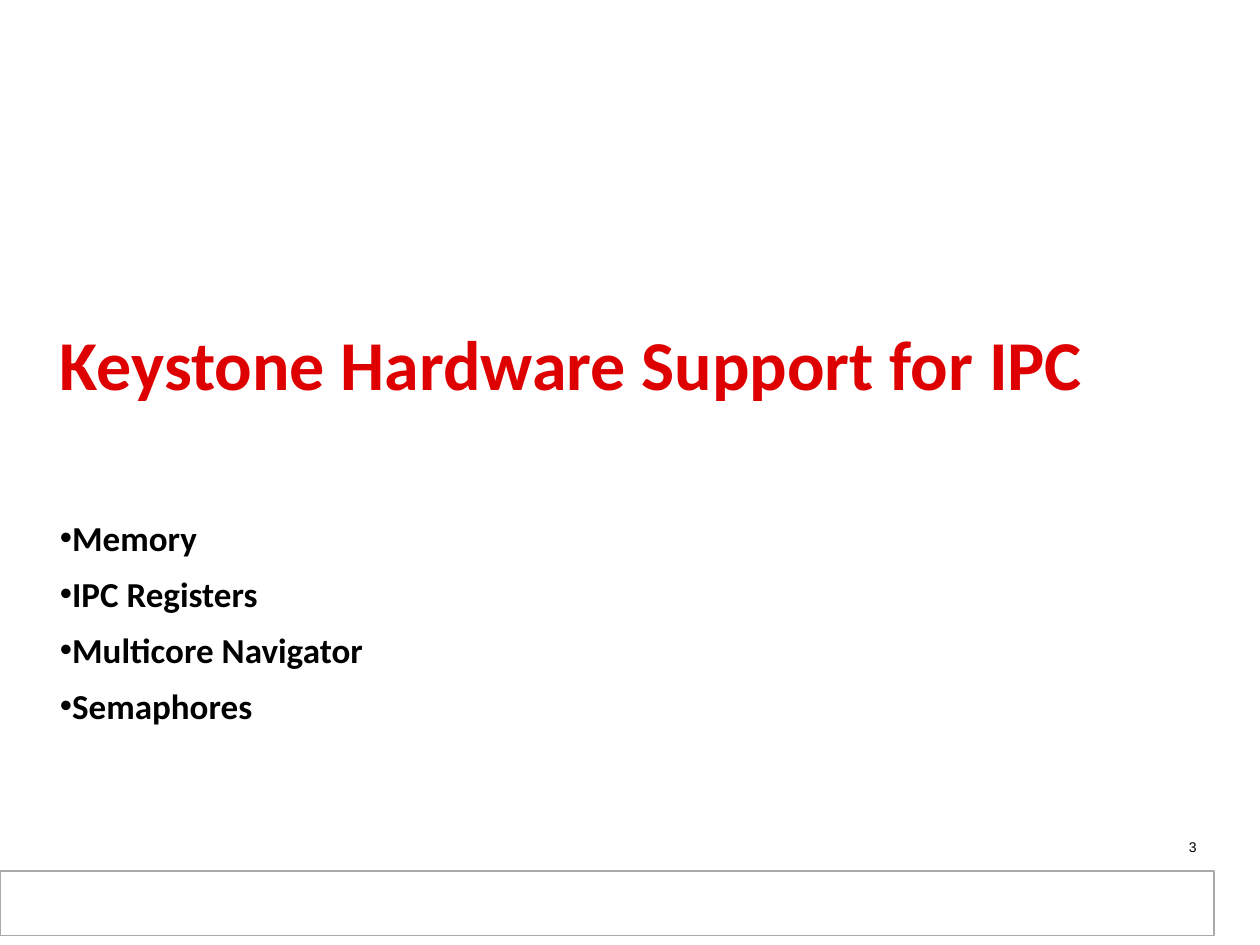
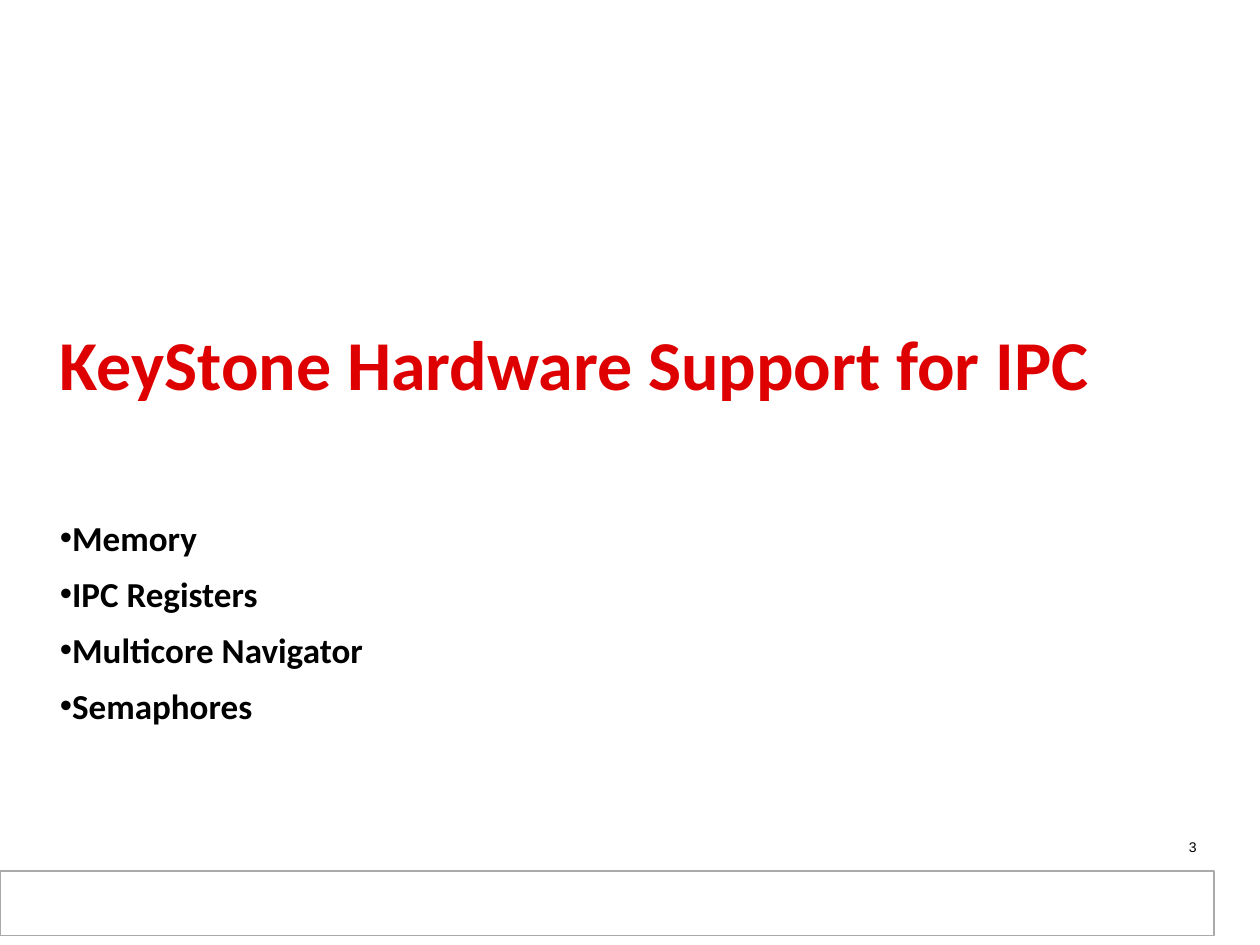
Before and after one commit to hari1989/keystone-workshop, a slide deck: slide 3 of preliminary/ipcForTI_RTOS_Internal.pptx. Drawn at 1260x945 pixels with LibreOffice and Linux fonts; fonts in the diff are those of the drawing; background and template pictures are left out. Boxes give left, top, right and bottom in pixels: in the first picture for what was removed or moved away, otherwise in the second. Text is boxed around its words. In the diff, an @@ line names an element or a change of style, - is before the commit and + after.

```diff
--- a/preliminary/ipcForTI_RTOS_Internal.pptx
+++ b/preliminary/ipcForTI_RTOS_Internal.pptx
@@ title at (x1=60, y1=341, x2=1088, y2=401): text changed @@
-Keystone Hardware Support for IPC
+KeyStone Hardware Support for IPC
```
Also in this commit, not shown: 18 other slides changed, 1 slide removed.
